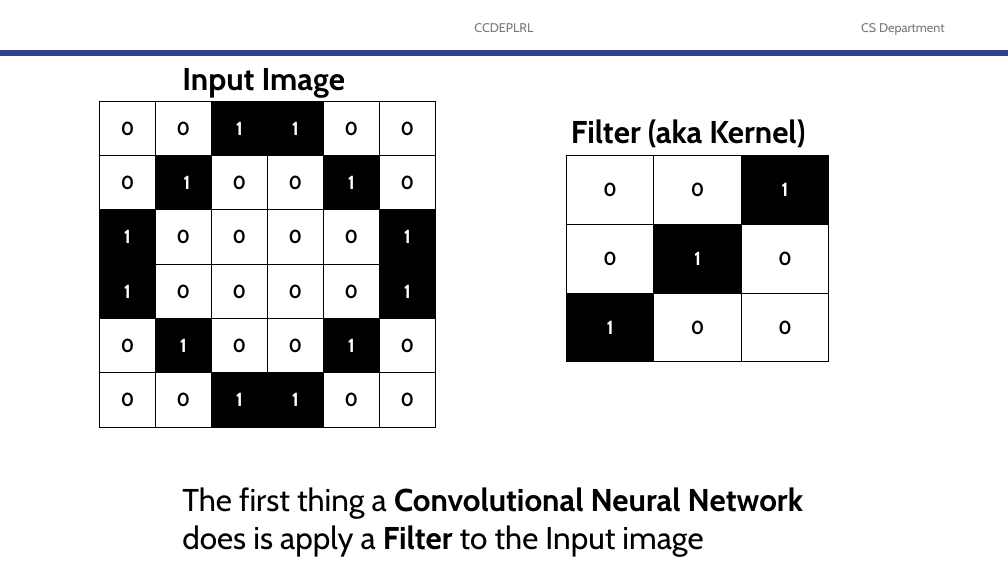
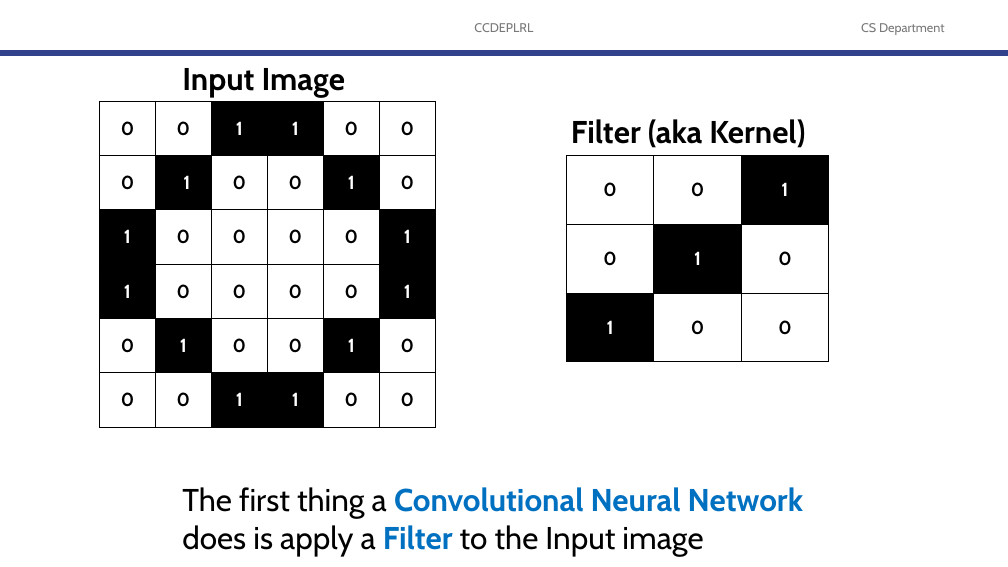
Before and after one commit to robitussin/CCDEPLRL, a slide deck: slide 19 of 4 - What Computers See/Convolutional Neural Network.pptx (slide 18 before the commit). Drawn at 1008x567 pixels with LibreOffice and Linux fonts; fonts in the diff are those of the drawing; background and template pictures are left out. Boxes give left, top, right and bottom in pixels: in the first picture for what was removed or moved away, otherwise in the second. Text is boxed around its words. In the diff, an @@ line names an element or a change of style, - is before the commit and + after.

```diff
--- a/4 - What Computers See/Convolutional Neural Network.pptx
+++ b/4 - What Computers See/Convolutional Neural Network.pptx
@@ text "The first thing a Convolutional ..." at (x1=182, y1=487, x2=803, y2=556): text colour #000000 to #0070C0 in "Convolutional Neural Network Filter" @@
```
Also in this commit, not shown: 8 other slides changed, 5 slides added, 1 slide removed.
